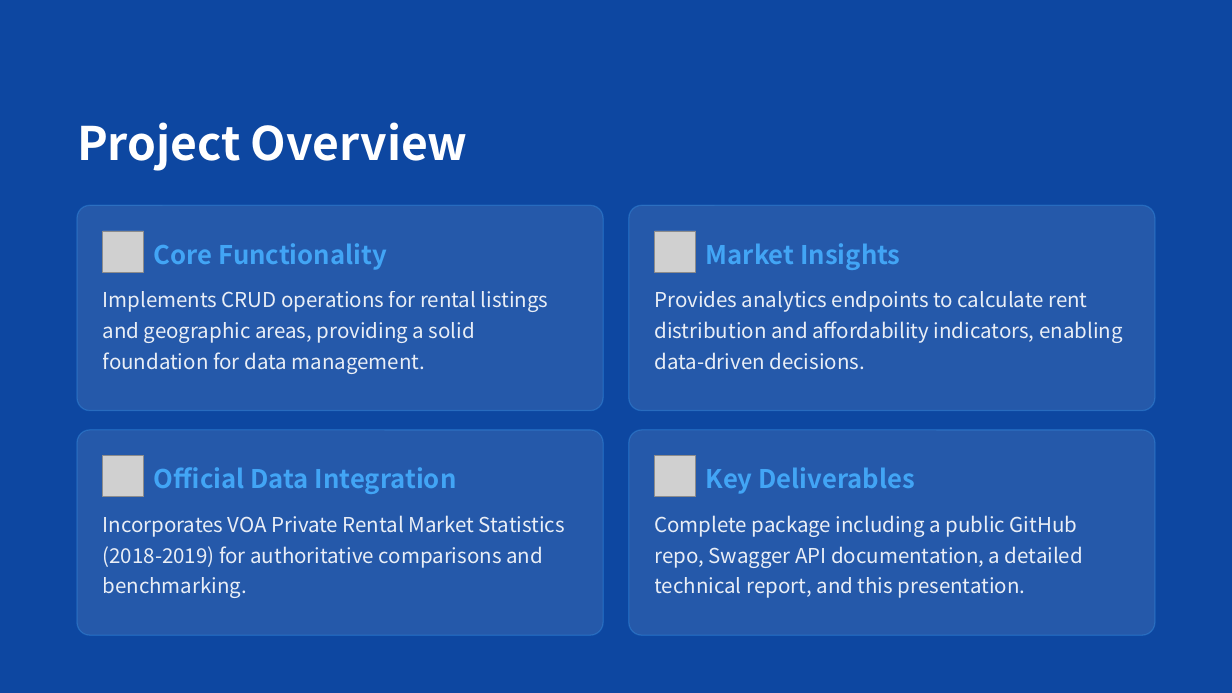
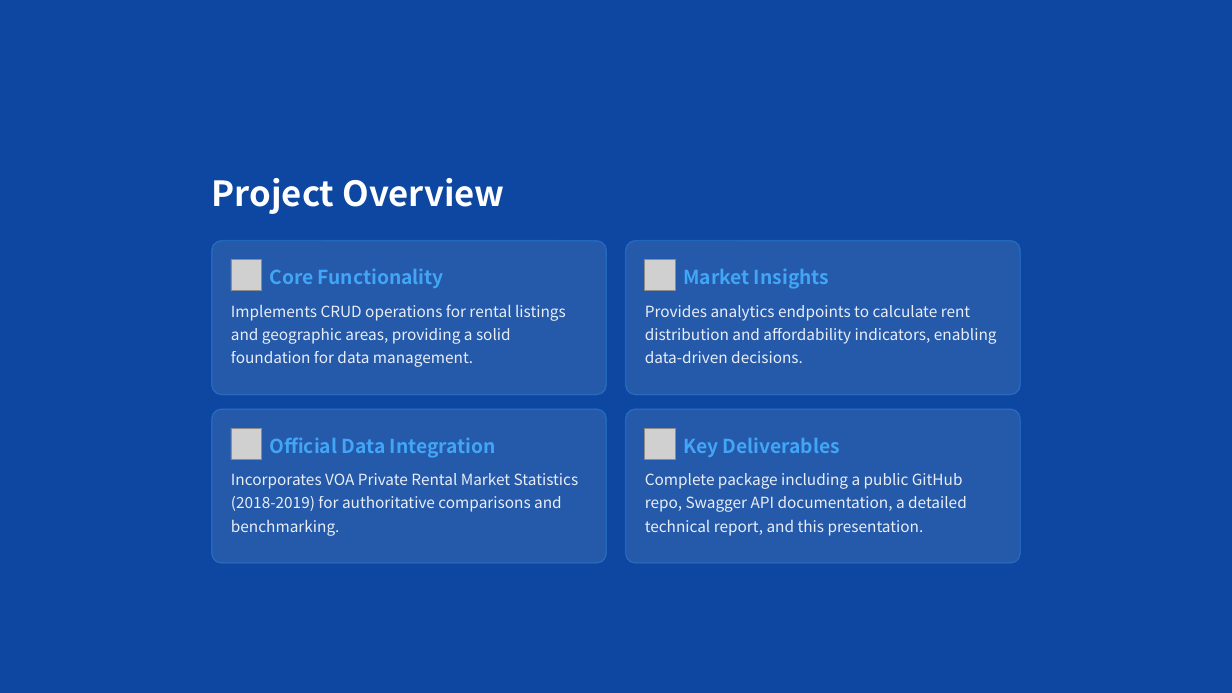
Before and after one commit to xuxiangyi541/COMP3011-Rental-Insight-API, a slide deck: slide 2 of docs/Rental_Insights_API_PPT.pptx. Drawn at 1232x693 pixels with LibreOffice and Linux fonts; fonts in the diff are those of the drawing; grey boxes stand for pictures. Boxes give left, top, right and bottom in pixels: in the first picture for what was removed or moved away, otherwise in the second. Text is boxed around its words. In the diff, an @@ line names an element or a change of style, - is before the commit and + after.

```diff
--- a/docs/Rental_Insights_API_PPT.pptx
+++ b/docs/Rental_Insights_API_PPT.pptx
@@ rounded rectangle: place and size @@
-rounded rectangle at [0, 0, 1232, 693]
+rounded rectangle at [154, 87, 1079, 606]
@@ text "Project Overview": place and size @@
-text "Project Overview" at [77, 122, 468, 171]
+text "Project Overview" at [212, 178, 504, 214]
@@ text "Project Overview" at [212, 178, 504, 214]: size 36 to 27 pt @@
@@ rounded rectangle: place and size @@
-rounded rectangle at [77, 205, 603, 410]
+rounded rectangle at [212, 240, 606, 395]
@@ picture: place and size @@
-picture at [103, 231, 143, 272]
+picture at [231, 260, 262, 290]
@@ text "Core Functionality": place and size @@
-text "Core Functionality" at [154, 243, 387, 270]
+text "Core Functionality" at [269, 269, 444, 288]
@@ rounded rectangle: place and size @@
-rounded rectangle at [629, 205, 1155, 410]
+rounded rectangle at [626, 240, 1020, 395]
@@ picture: place and size @@
-picture at [654, 231, 695, 272]
+picture at [645, 260, 676, 290]
@@ text "Market Insights": place and size @@
-text "Market Insights" at [706, 243, 900, 270]
+text "Market Insights" at [683, 269, 829, 289]
@@ text "Implements CRUD operations for rental ...": place and size @@
-text "Implements CRUD operations for rental ..." at [103, 291, 549, 374]
+text "Implements CRUD operations for rental ..." at [231, 304, 566, 367]
@@ text "Provides analytics endpoints to calculate ...": place and size @@
-text "Provides analytics endpoints to calculate ..." at [655, 291, 1123, 370]
+text "Provides analytics endpoints to calculate ..." at [645, 305, 997, 363]
@@ rounded rectangle: place and size @@
-rounded rectangle at [77, 430, 603, 635]
+rounded rectangle at [212, 409, 606, 564]
@@ rounded rectangle: place and size @@
-rounded rectangle at [629, 430, 1155, 635]
+rounded rectangle at [626, 409, 1020, 564]
@@ picture: place and size @@
-picture at [103, 456, 143, 496]
+picture at [231, 429, 262, 459]
@@ text "Official Data Integration": place and size @@
-text "Official Data Integration" at [154, 467, 457, 494]
+text "Official Data Integration" at [269, 437, 496, 458]
@@ picture: place and size @@
-picture at [654, 456, 695, 496]
+picture at [645, 429, 676, 459]
@@ size 20 to 15 pt in 4 elements at [269, 269, 444, 288], [269, 437, 496, 458], [683, 269, 829, 289], [683, 438, 840, 457] @@
@@ text "Key Deliverables": place and size @@
-text "Key Deliverables" at [706, 467, 915, 494]
+text "Key Deliverables" at [683, 438, 840, 457]
@@ text "Incorporates VOA Private Rental Market ...": place and size @@
-text "Incorporates VOA Private Rental Market ..." at [103, 515, 565, 598]
+text "Incorporates VOA Private Rental Market ..." at [231, 473, 579, 536]
@@ size 16 to 12 pt in 4 elements at [645, 305, 997, 363], [231, 304, 566, 367], [231, 473, 579, 536], [645, 473, 967, 536] @@
@@ text "Complete package including a public ...": place and size @@
-text "Complete package including a public ..." at [655, 515, 1083, 598]
+text "Complete package including a public ..." at [645, 473, 967, 536]
```
Also in this commit, not shown: 7 other slides changed, 2 other files.
